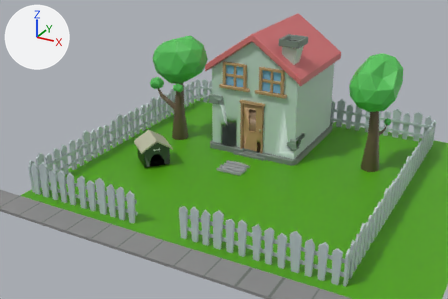
What one commit did to the FBX model materials/scene.fbx.
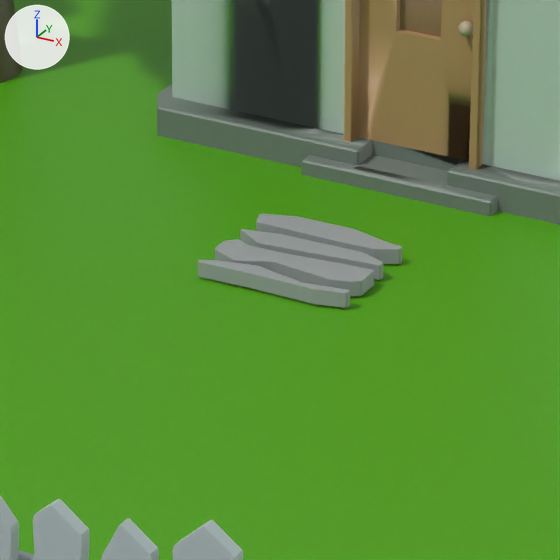
Old and new are each drawn from a camera (50 mm lens) standing at (0.0943, -0.1836, 0.1014) and looking at (-0.0096, 0.0053, 0.007) and again close up on the part from 41% to 61% of the width and 42% to 72% of the height. Every picture has the same lights, and +X, +Y and +Z are marked at upper left. Where no turn or scale is listed for an object, it has been applied to the vertices.

Names of what the first close-up shows: 'Fence', 'Grass Floor', 'House', 'Pavement', 'Tree'.
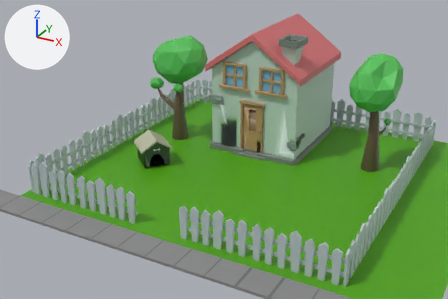
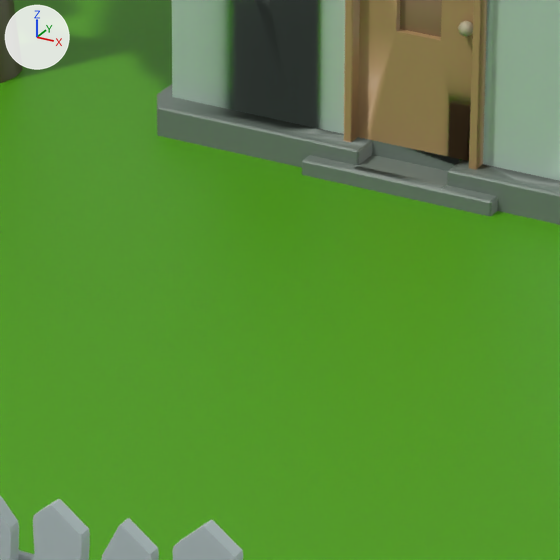
Commit message: Finished pavements.

Changed parts and their boxes [x1, y1, x2, y2] in the close-ups (560 x 560 px):
```json
{"object": "Pavement", "change": "deleted", "before": [198, 213, 402, 308]}
```

Scene script edits in JSON lines:
```json
{"op": "remove", "block": "ob_pavement", "code": ["ob_pavement = bpy.data.objects.new('Pavement', me_cube_005)", "ob_pavement.location = (-0.005, 0.005, 0.00066)"]}
```
